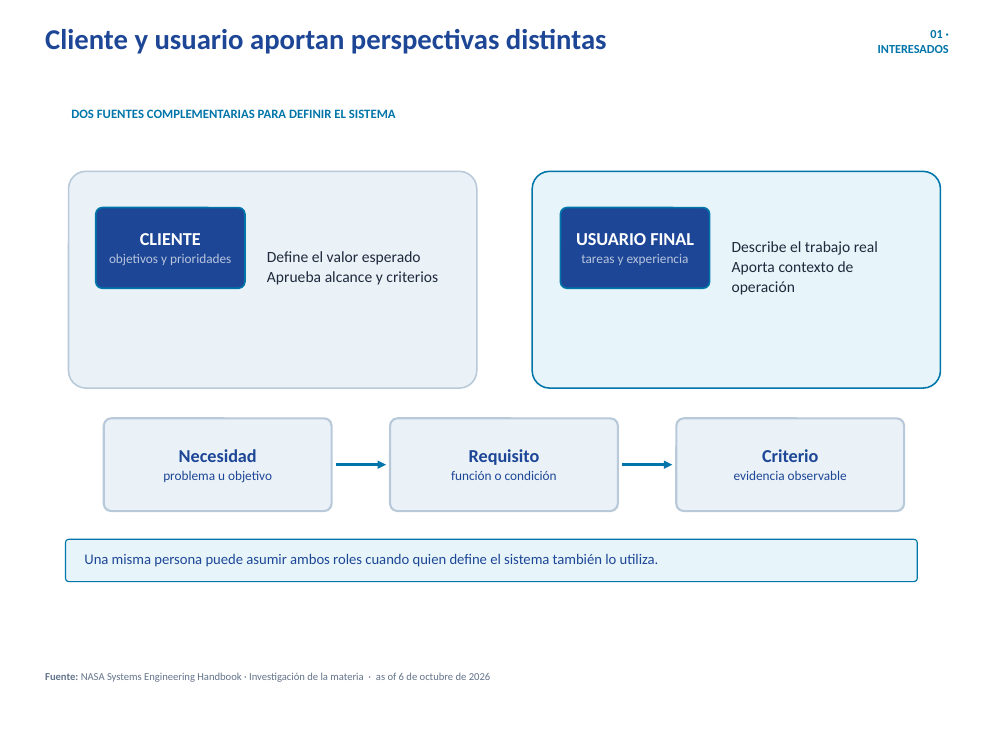
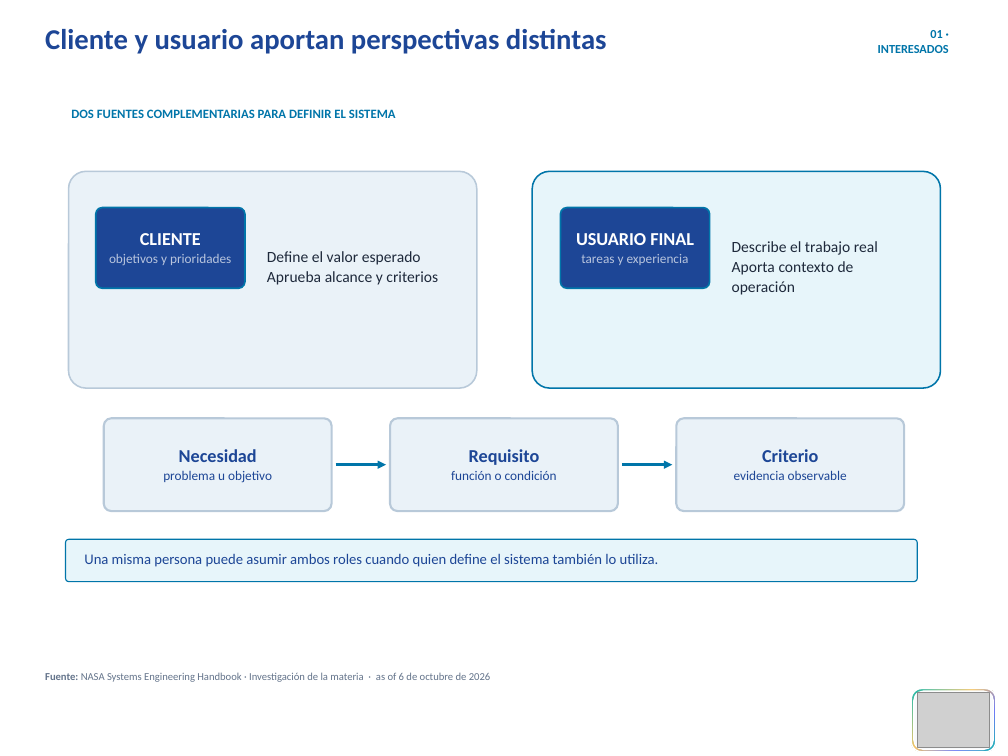
Before and after one commit to erickbravob/sistemas-informacion-i, a slide deck: slide 2 of materiales/actividad-1/tema-01-uml-requisitos-v23.pptx. Drawn at 1008x756 pixels with LibreOffice and Linux fonts; fonts in the diff are those of the drawing; grey boxes stand for pictures; background and template pictures are left out. Boxes give left, top, right and bottom in pixels: in the first picture for what was removed or moved away, otherwise in the second. Text is boxed around its words. In the diff, an @@ line names an element or a change of style, - is before the commit and + after.

```diff
--- a/materiales/actividad-1/tema-01-uml-requisitos-v23.pptx
+++ b/materiales/actividad-1/tema-01-uml-requisitos-v23.pptx
@@ rounded rectangle added at (911, 688, 996, 752), fill gradient #16B9B0 to #F5C66A to #6D7BF7, outline #FFFFFF 1.1 pt @@
@@ rounded rectangle added at (913, 691, 993, 750), fill #F8FAFC, outline #FFFFFF 0.8 pt @@
@@ picture added at (917, 694, 990, 748) @@
```
Also in this commit, not shown: 7 other slides changed, 4 other files.
